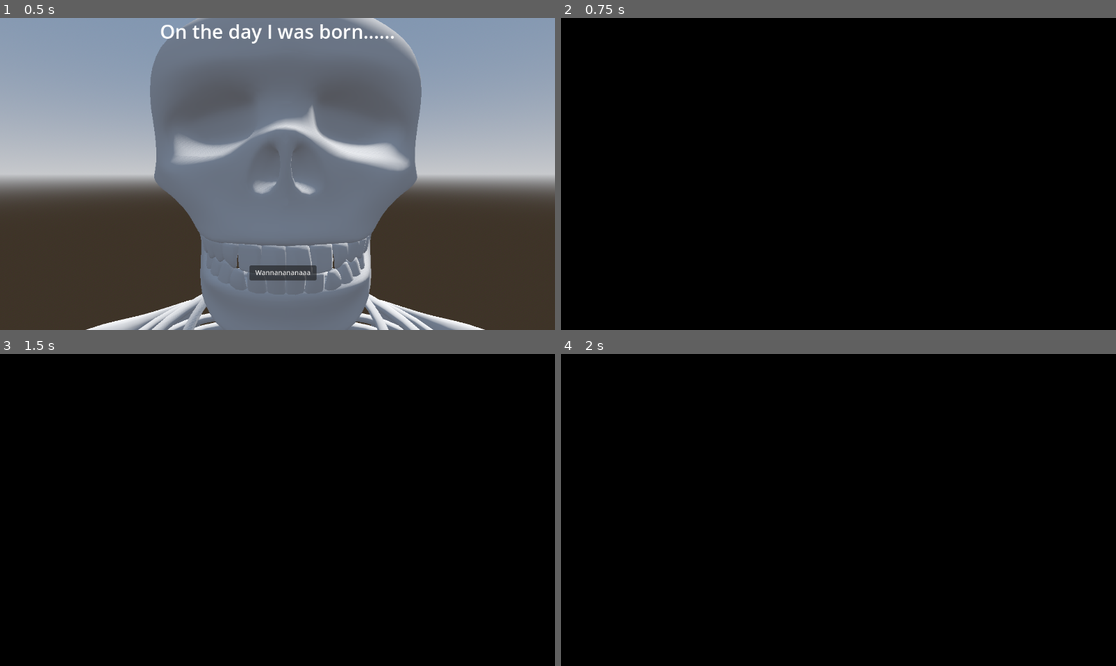
Above: before the commit, frames 1-4 (two rows, left to right).
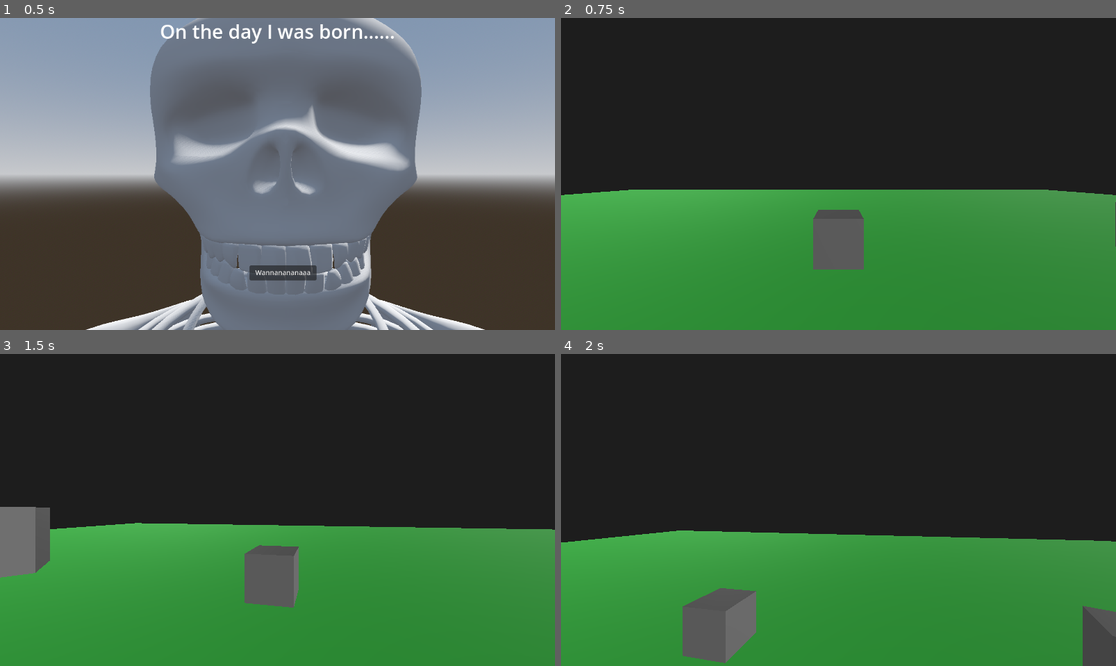
Above: after the commit, the same moments.

Repository: DodgyCodeInnit/HalloweenBalls
Game: Godot game, scene res://Spooky.tscn
The game is run twice, just before and just after one commit, with the same random seed, the same clock (stepped at 60 frames per second) and the same inputs.
Inputs:
- Up to frame 1 (0.5 s): no input
- Up to frame 2 (0.75 s): click "Wannanananaaa" at 0.5 s
- Up to frame 3 (1.5 s): tap Enter at 1.25 s; hold D (right) from 1.28 s (still down); tap Left (look_left) at 1.35 s
- Up to frame 4 (2 s): keep holding D (right); tap Space (jump) at 1.52 s

Frame 1 is identical in both runs. In frame 2, 100% of the frame differs, in the area x 0-100%, y 0-100%; in frame 3, 100%; in frame 4, 100%.

Commit message:
Default light

Diff:
--- a/aaah/Spooky.tscn
+++ b/aaah/Spooky.tscn
@@ -38,7 +38,11 @@
 
 [sub_resource type="Environment" id="Environment_bsqtu"]
 background_mode = 1
+background_color = Color(0.114897, 0.114897, 0.114897, 1)
 ambient_light_color = Color(1, 1, 1, 1)
+volumetric_fog_enabled = true
+volumetric_fog_density = 0.075
+volumetric_fog_albedo = Color(0.237539, 0.237539, 0.237539, 1)
 
 [sub_resource type="Theme" id="Theme_yirpe"]
 default_font_size = 40
@@ -60,11 +64,21 @@
 
 [node name="Moon" type="MeshInstance3D" parent="Node3D"]
 transform = Transform3D(1, 0, 0, 0, 1, 0, 0, 0, 1, 112.302, 50, -106.891)
-visible = false
+gi_mode = 2
 mesh = SubResource("SphereMesh_ji467")
 
 [node name="DirectionalLight3D" type="DirectionalLight3D" parent="Node3D/Moon"]
 transform = Transform3D(0.683013, -0.258819, -0.683013, -0.183013, -0.965926, 0.183013, -0.707107, 4.02303e-08, -0.707107, -0.301956, -1, -1.1087)
+light_color = Color(0.894922, 0.894922, 0.894922, 1)
+light_energy = 0.6
+
+[node name="DirectionalLight3D" type="DirectionalLight3D" parent="Node3D"]
+transform = Transform3D(-0.609404, -0.183079, -0.771433, -0.00339415, -0.972364, 0.233445, -0.792852, 0.144881, 0.591941, -133.211, 33.1728, 89.5799)
+light_energy = 0.2
+
+[node name="DirectionalLight3D2" type="DirectionalLight3D" parent="Node3D"]
+transform = Transform3D(-0.787396, 0.177607, 0.590308, -0.00334685, -0.958814, 0.284015, 0.616439, 0.221657, 0.75556, 77.8103, 33.1728, 89.5799)
+light_energy = 0.2
 
 [node name="MultiplayerSpawner" type="MultiplayerSpawner" parent="Node3D"]
 
